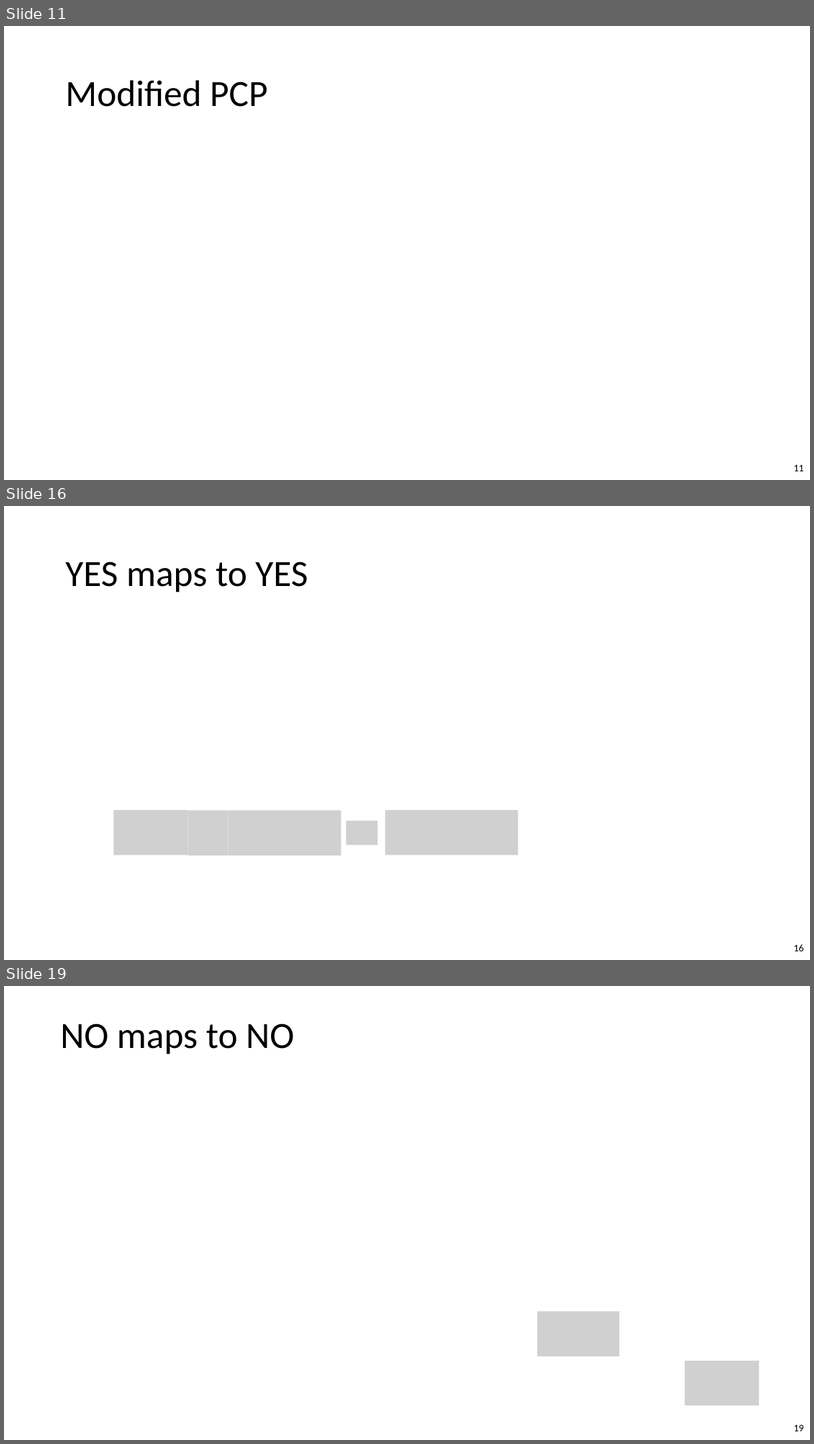
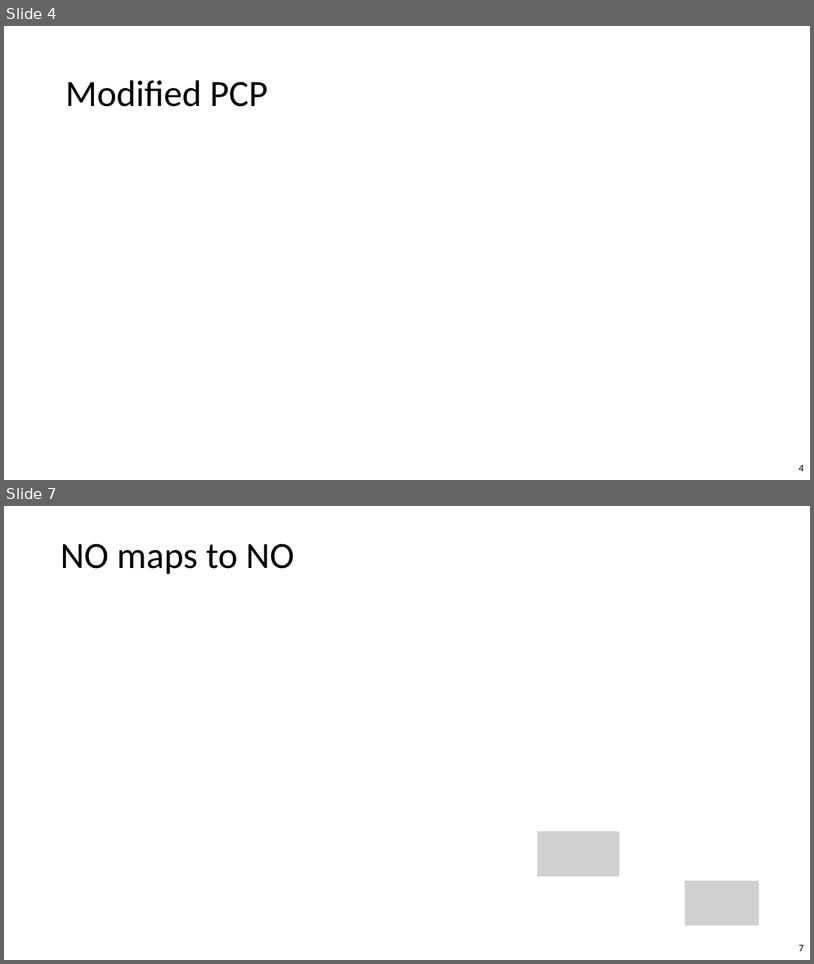
Before and after one commit to williamhoza/personal-website, a slide deck: teaching/spring2024-intro-to-complexity/next-slides.pptx. Shown one above the other, each under a label of ours: slides 11, 16 and 19 before the commit, slides 4 and 7 after it; the slides between them are not shown. The pictures are 814x1444 and 814x964 pixels, drawn with LibreOffice and Linux fonts; fonts in the diff are those of the drawing; grey boxes stand for pictures. Boxes give left, top, right and bottom in pixels: in the first picture for what was removed or moved away, otherwise in the second. Text is boxed around its words. In the diff, an @@ line names an element or a change of style, - is before the commit and + after.

```diff
--- a/teaching/spring2024-intro-to-complexity/next-slides.pptx
+++ b/teaching/spring2024-intro-to-complexity/next-slides.pptx
@@ slide 16 removed at bbox=[4, 506, 810, 960], background #FFFFFF @@
@@ title removed at bbox=[65, 561, 308, 592] @@
-YES maps to YES
@@ group removed at bbox=[113, 810, 519, 855]: 9 pictures @@
@@ page number removed at bbox=[794, 944, 804, 951] @@
-16
@@ what was slide 11 is now slide 4 @@
@@ page number at bbox=[799, 464, 804, 471]: text changed @@
-11
+4
@@ what was slide 19 is now slide 7 @@
@@ page number at bbox=[799, 944, 804, 951]: text changed @@
-19
+7
```
Also in this commit, not shown: 5 slides changed, 11 other slides removed.
